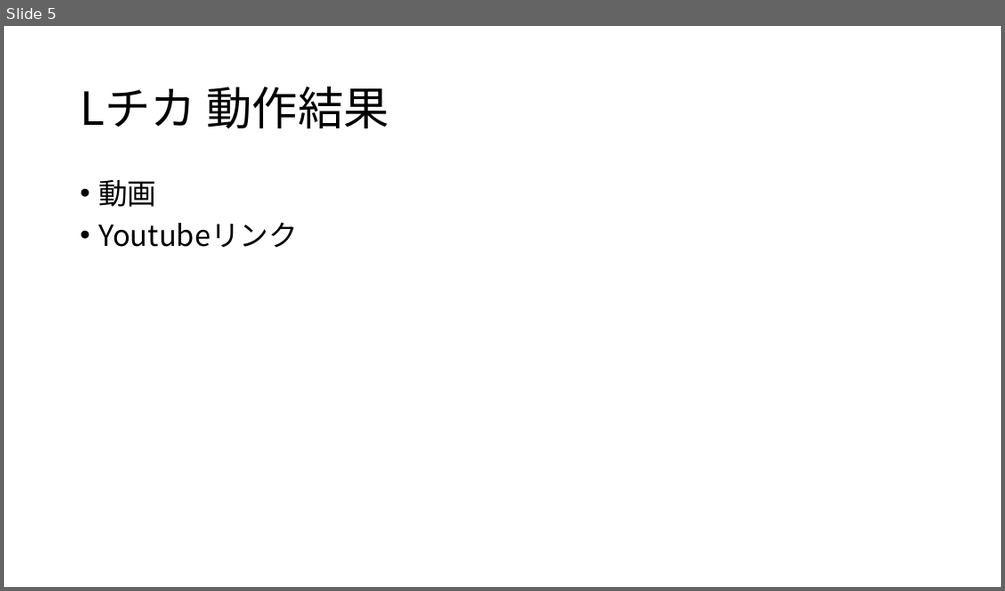
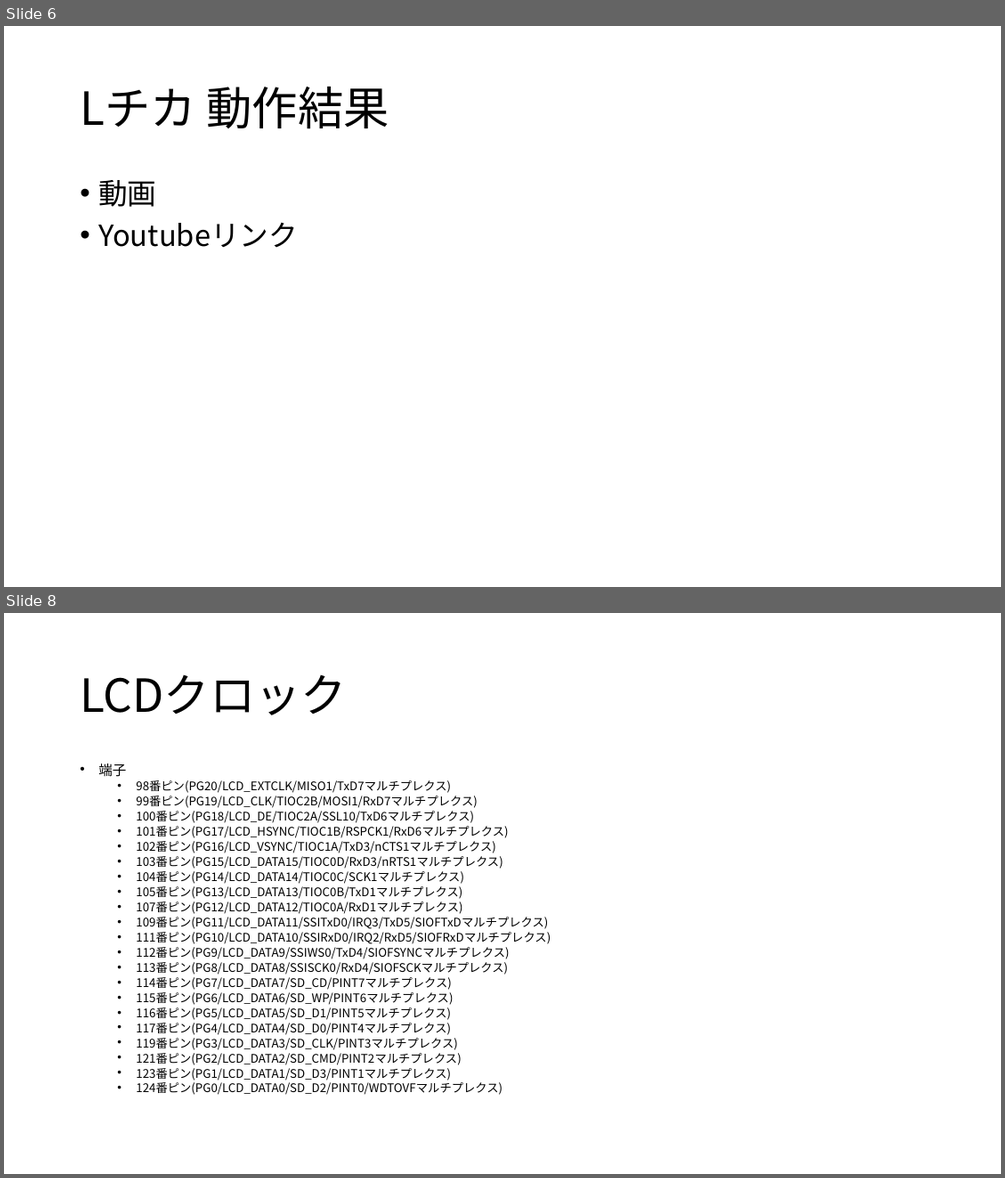
Before and after one commit to moku828/sh7262_an, a slide deck: SH7262アプリケーションノート.pptx. Shown one above the other, each under a label of ours: slide 5 before the commit, slides 6 and 8 after it; the slides between them are not shown. The pictures are 1005x591 and 1005x1178 pixels, drawn with LibreOffice and Linux fonts; fonts in the diff are those of the drawing. Boxes give left, top, right and bottom in pixels: in the first picture for what was removed or moved away, otherwise in the second. Text is boxed around its words. In the diff, an @@ line names an element or a change of style, - is before the commit and + after.

```diff
--- a/SH7262アプリケーションノート.pptx
+++ b/SH7262アプリケーションノート.pptx
@@ slide 8 added at (4, 613, 1001, 1174), background #FFFFFF @@
@@ title added at (80, 674, 347, 715), 44 pt, text #000000 @@
+LCDクロック
@@ text added at (98, 763, 550, 1094), 11.4 pt, text #000000 @@
+• 端子
+  • 98番ピン(PG20/LCD_EXTCLK/MISO1/TxD7マルチプレクス)
+  • 99番ピン(PG19/LCD_CLK/TIOC2B/MOSI1/RxD7マルチプレクス)
+  • 100番ピン(PG18/LCD_DE/TIOC2A/SSL10/TxD6マルチプレクス)
+  • 101番ピン(PG17/LCD_HSYNC/TIOC1B/RSPCK1/RxD6マルチプレクス)
+  • 102番ピン(PG16/LCD_VSYNC/TIOC1A/TxD3/nCTS1マルチプレクス)
+  • 103番ピン(PG15/LCD_DATA15/TIOC0D/RxD3/nRTS1マルチプレクス)
+  • 104番ピン(PG14/LCD_DATA14/TIOC0C/SCK1マルチプレクス)
+  • 105番ピン(PG13/LCD_DATA13/TIOC0B/TxD1マルチプレクス)
+  • 107番ピン(PG12/LCD_DATA12/TIOC0A/RxD1マルチプレクス)
+  • 109番ピン(PG11/LCD_DATA11/SSITxD0/IRQ3/TxD5/SIOFTxDマルチプレクス)
+  • 111番ピン(PG10/LCD_DATA10/SSIRxD0/IRQ2/RxD5/SIOFRxDマルチプレクス)
+  • 112番ピン(PG9/LCD_DATA9/SSIWS0/TxD4/SIOFSYNCマルチプレクス)
+  • 113番ピン(PG8/LCD_DATA8/SSISCK0/RxD4/SIOFSCKマルチプレクス)
+  • 114番ピン(PG7/LCD_DATA7/SD_CD/PINT7マルチプレクス)
+  • 115番ピン(PG6/LCD_DATA6/SD_WP/PINT6マルチプレクス)
+  • 116番ピン(PG5/LCD_DATA5/SD_D1/PINT5マルチプレクス)
+  • 117番ピン(PG4/LCD_DATA4/SD_D0/PINT4マルチプレクス)
+  • 119番ピン(PG3/LCD_DATA3/SD_CLK/PINT3マルチプレクス)
+  • 121番ピン(PG2/LCD_DATA2/SD_CMD/PINT2マルチプレクス)
+  • 123番ピン(PG1/LCD_DATA1/SD_D3/PINT1マルチプレクス)
+  • 124番ピン(PG0/LCD_DATA0/SD_D2/PINT0/WDTOVFマルチプレクス)
@@ what was slide 5 is now slide 6 @@
```
Also in this commit, not shown: 2 slides changed, 13 other slides added.
